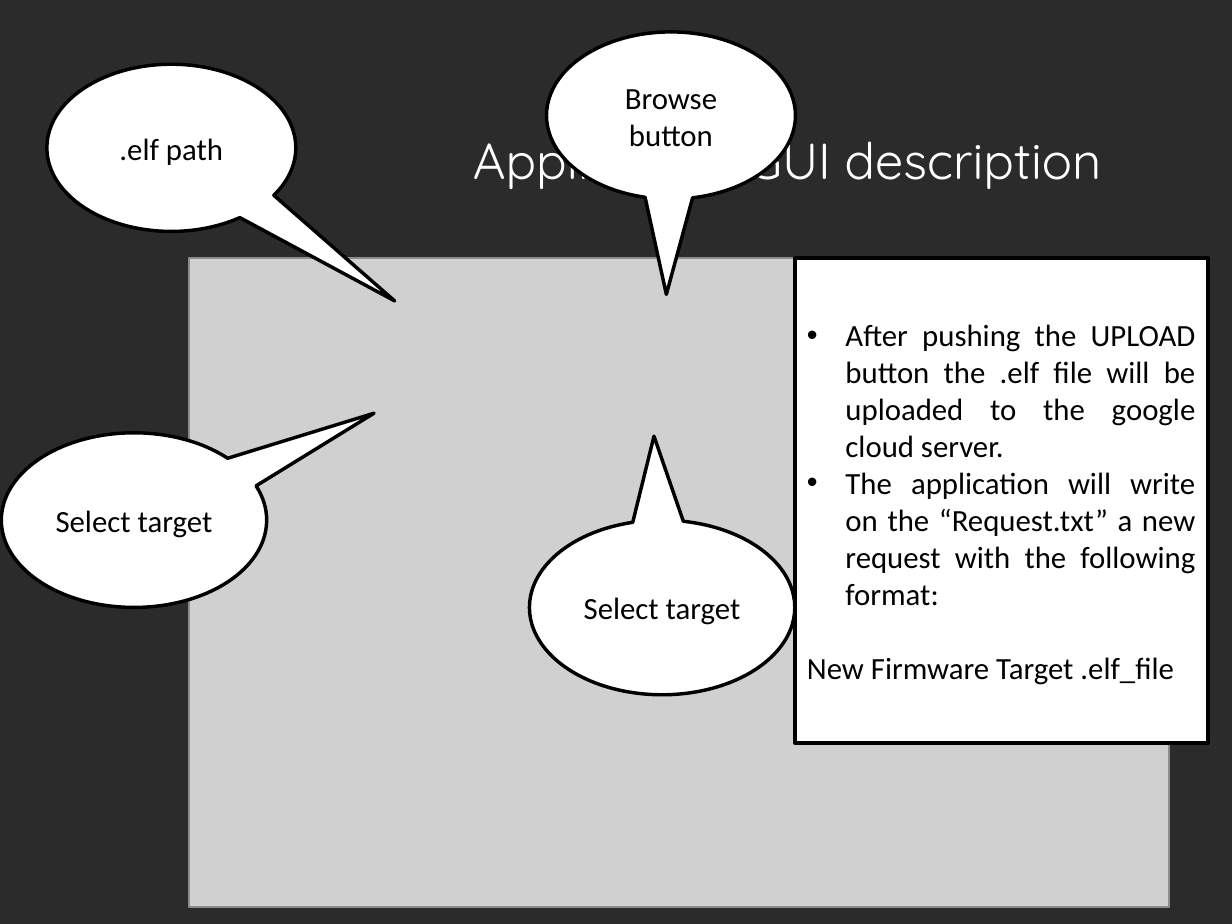
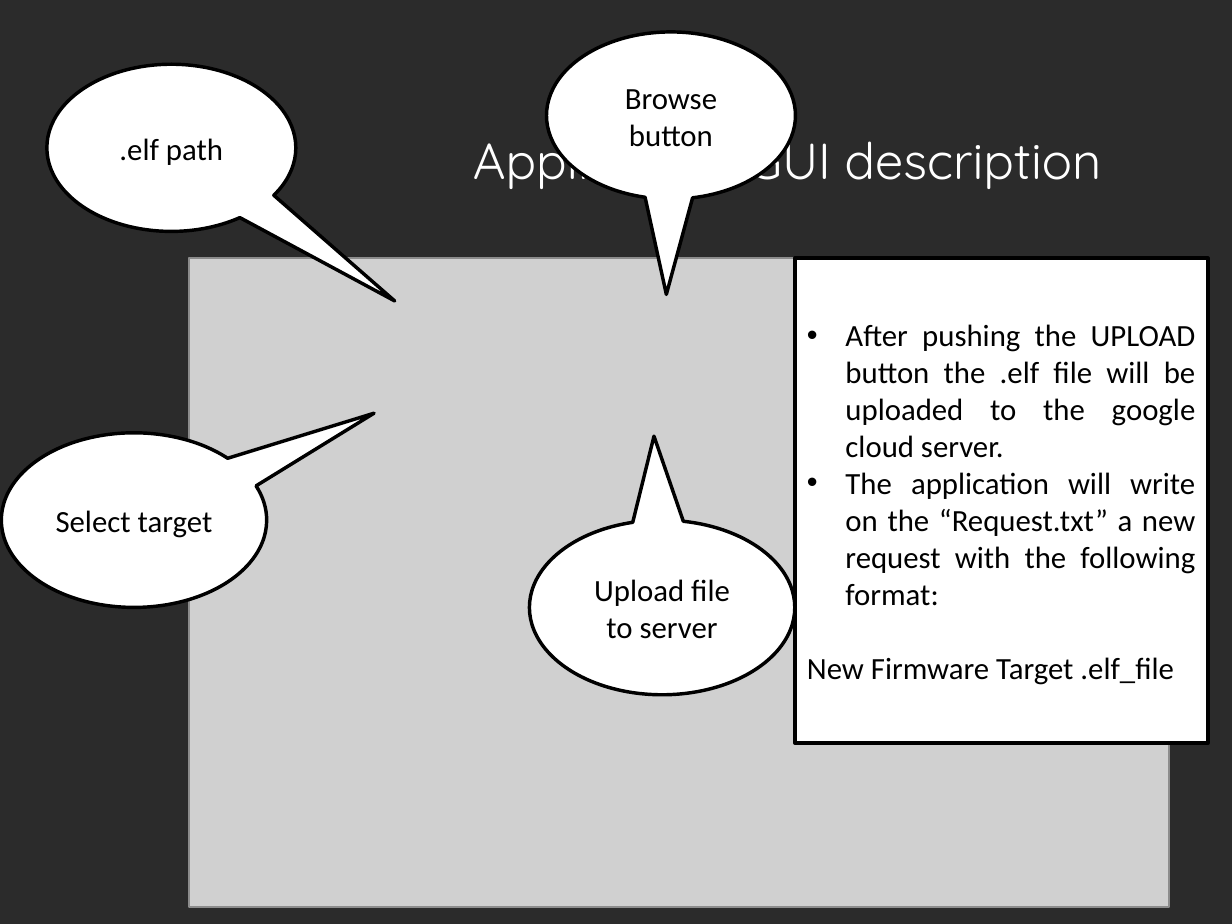
Before and after one commit to Marcelle-Samir/Firmware_Over_The_Air, a slide deck: slide 9 of project Documentation/FirstWeekReview.pptx. Drawn at 1232x924 pixels with LibreOffice and Linux fonts; fonts in the diff are those of the drawing; grey boxes stand for pictures; background and template pictures are left out; a plain dark background stands for a picture behind light text. Boxes give left, top, right and bottom in pixels: in the first picture for what was removed or moved away, otherwise in the second. Text is boxed around its words. In the diff, an @@ line names an element or a change of style, - is before the commit and + after.

Commit message:
slides fix error

```diff
--- a/project Documentation/FirstWeekReview.pptx
+++ b/project Documentation/FirstWeekReview.pptx
@@ text in speech bubble at (x1=594, y1=579, x2=730, y2=639): text changed @@
-Select target
+Upload file to server
```
